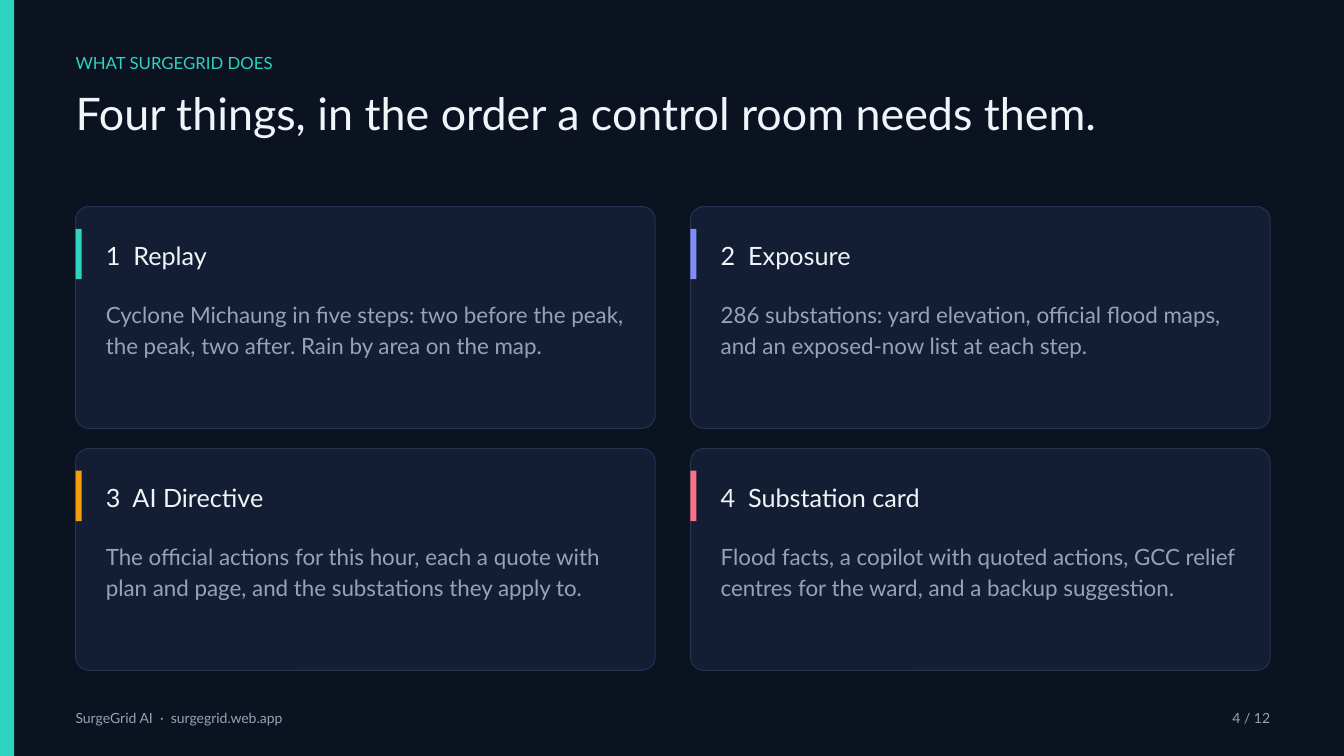
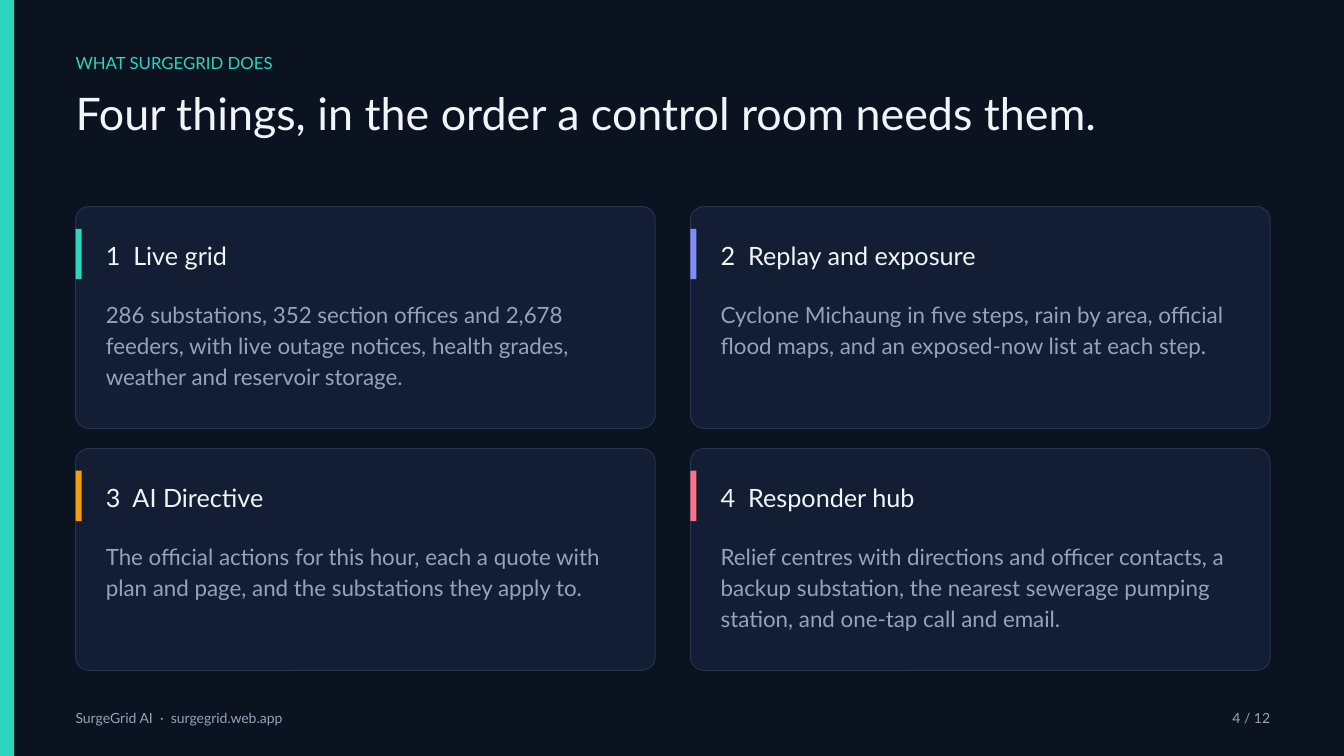
Before and after one commit to rsiva2294/surgegrid-ai, a slide deck: slide 4 of docs/SurgeGrid_AI_Deck.pptx. Drawn at 1344x756 pixels with LibreOffice and Linux fonts; fonts in the diff are those of the drawing. Boxes give left, top, right and bottom in pixels: in the first picture for what was removed or moved away, otherwise in the second. Text is boxed around its words. In the diff, an @@ line names an element or a change of style, - is before the commit and + after.

```diff
--- a/docs/SurgeGrid_AI_Deck.pptx
+++ b/docs/SurgeGrid_AI_Deck.pptx
@@ text at [106, 246, 227, 270]: text changed @@
-1 Replay
+1 Live grid
@@ text at [721, 246, 976, 270]: text changed @@
-2 Exposure
+2 Replay and exposure
@@ text at [106, 306, 569, 389]: text changed @@
-Cyclone Michaung in five steps: two before the peak, the peak, two after. Rain by area on the map.
+286 substations, 352 section offices and 2,678 feeders, with live outage notices, health grades, weather and reservoir storage.
@@ text at [721, 306, 1223, 358]: text changed @@
-286 substations: yard elevation, official flood maps, and an exposed-now list at each step.
+Cyclone Michaung in five steps, rain by area, official flood maps, and an exposed-now list at each step.
@@ text at [721, 488, 914, 512]: text changed @@
-4 Substation card
+4 Responder hub
@@ text at [721, 548, 1224, 631]: text changed @@
-Flood facts, a copilot with quoted actions, GCC relief centres for the ward, and a backup suggestion.
+Relief centres with directions and officer contacts, a backup substation, the nearest sewerage pumping station, and one-tap call and email.
```
Also in this commit, not shown: 9 other slides changed, 1 other file.
